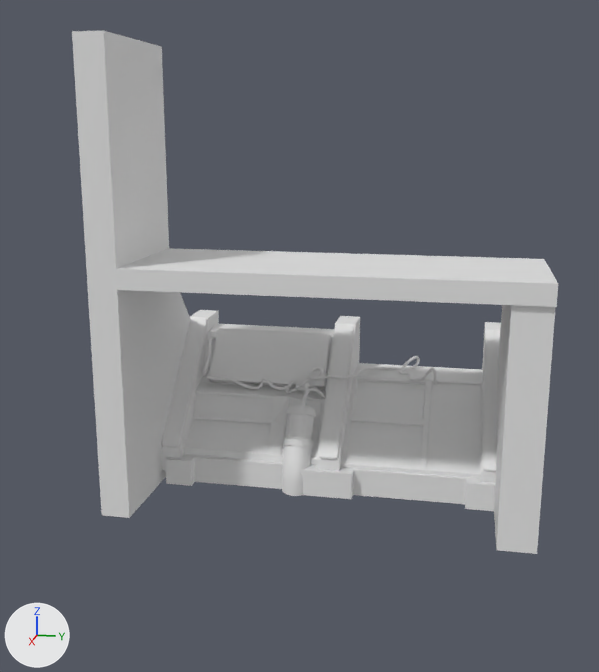
One commit to the FBX model Assets/3d/Cock pit.fbx: the scene before it, then after it.
Before and after are seen from a camera (50 mm lens) standing at (15.67, 2.51, 5.48) and looking at (1.84, -0.26, 2.03). The axes (+X, +Y, +Z) are drawn at lower left. The lights are the same throughout. The first picture is the older version. Where no turn or scale is listed for an object, it has been applied to the vertices. Vertices at exactly the same position are counted once.

Names of what the first picture shows: 'BatteryCondom', 'BézierCurve.001', 'Cockpit', 'Cushon', 'Cushon.001', 'Cushon.002', 'Hydraulic', 'Scock', 'Scock.001', 'bASE' and 4 more.
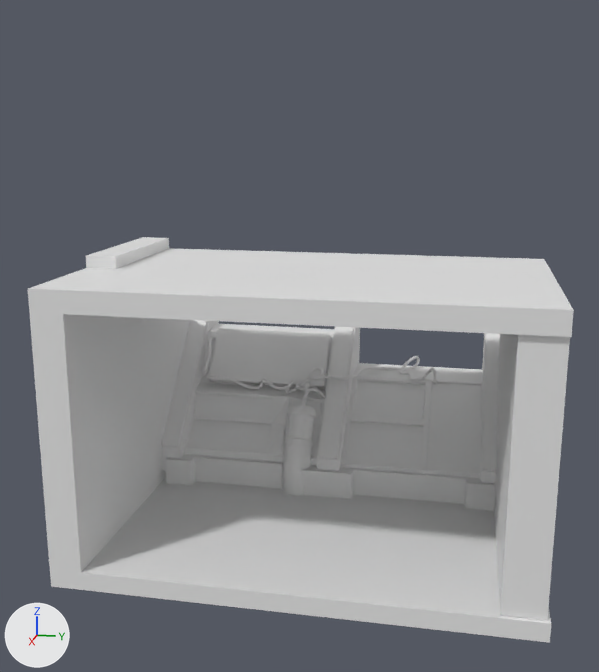
The change, as a diff of the scene's bpy script:
```diff
--- a/Assets/3d/Cock pit.fbx.py
+++ b/Assets/3d/Cock pit.fbx.py
@@ me_cube_010 @@
 # used by ob_cockpit; location = (0.0, 0.0, 0.0)
-me_cube_010.from_pydata(...)  # 1282 vertices, 2560 faces; spans x -1.54..2.85, y -3.69..3.9, z -1.22..7.01
+me_cube_010.from_pydata(...)  # 1306 vertices, 2608 faces; spans x -1.54..4.79, y -3.69..3.94, z -1.52..3.48
+# me_cube_010 part 1
+# 4 vertices are removed from x 0.3..2.85, y -3.69..-3.16, z 7.01
+# 20 faces are deleted
+# 6 vertices are added at (0.3, -3.16, 3.48), (0.3, -3.69, 3.48), (2.85, -3.16, 3.48), (2.85, -3.69, 3.48), (2.85, -3.16, -1.52), (2.85, 3.94, -1.52)
+# 12 new vertices lie (1.94, 0.0, 0.0) away from vertices in x 2.79..2.85, y -3.69..3.9, z -1.22..3.28
+# 5 new vertices lie (0.0, 0.0, -0.3) away from vertices in x 0.3..4.79, y -3.69..-3.16, z -1.22
+# 5 new vertices lie (0.0, 7.1, 0.0) away from vertices in x 0.3..4.79, y -3.16, z -1.52..-1.22
+# 68 new faces join them
 me_cube_010.materials.append(mat_material)
```

Changed parts and their boxes [x1, y1, x2, y2] in the pictures (599 x 672 px):
'Cockpit', reshaped (12% wider, 22% shorter)
    before: [72, 31, 558, 554]
    after: [28, 237, 574, 643]
